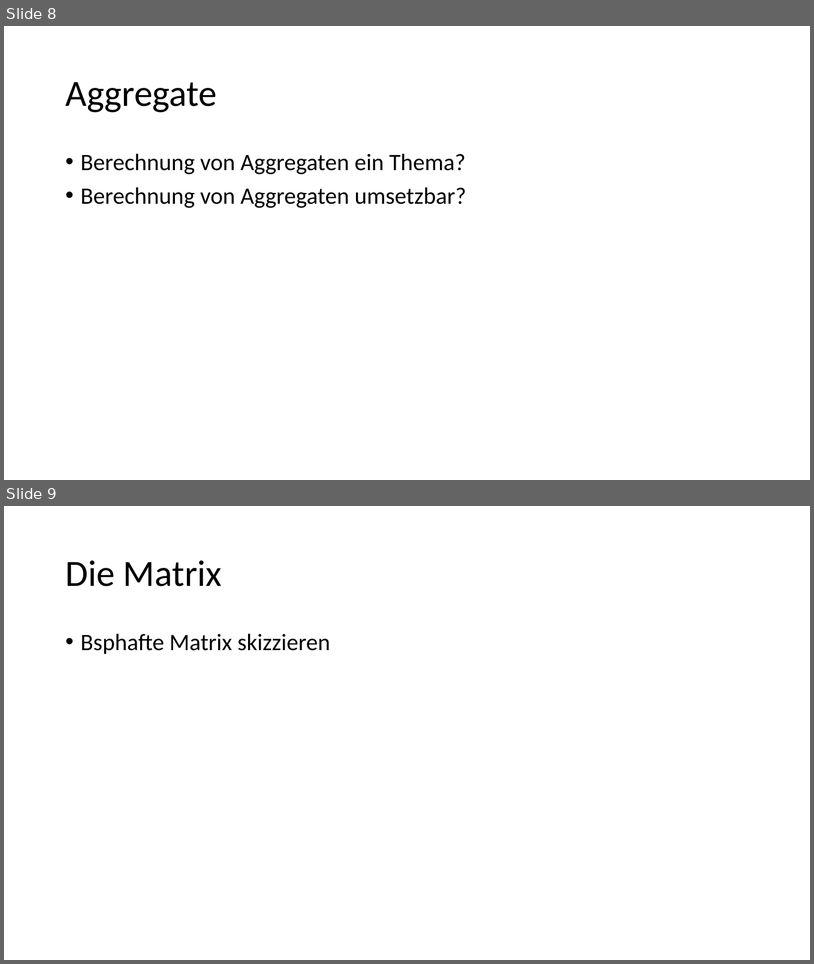
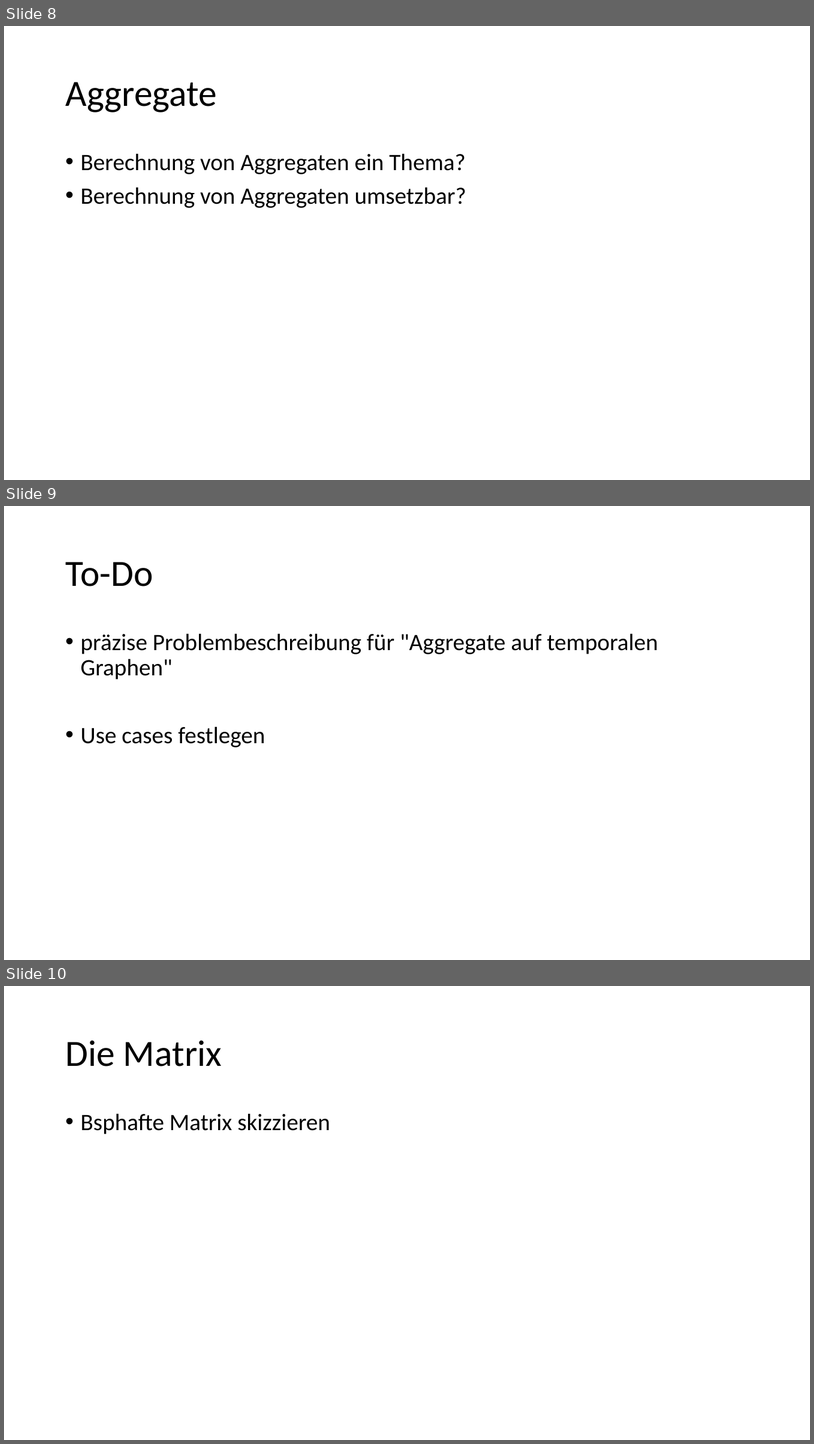
Before and after one commit to johnsonaux/temporale-graphen, a slide deck: Bewertungsmatrix.pptx. Shown one above the other, each under a label of ours: slides 8 and 9 before the commit, slides 8, 9 and 10 after it. The pictures are 814x964 and 814x1444 pixels, drawn with LibreOffice and Linux fonts; fonts in the diff are those of the drawing. Boxes give left, top, right and bottom in pixels: in the first picture for what was removed or moved away, otherwise in the second. Text is boxed around its words. In the diff, an @@ line names an element or a change of style, - is before the commit and + after.

```diff
--- a/Bewertungsmatrix.pptx
+++ b/Bewertungsmatrix.pptx
@@ slide 9 added at <box>4,506,810,960</box>, background #FFFFFF @@
@@ title added at <box>65,562,153,586</box>, 44 pt, text #000000 @@
+To-Do
@@ text added at <box>81,633,658,747</box>, 28 pt, text #000000 @@
+• präzise Problembeschreibung für "Aggregate auf temporalen Graphen"
+• Use cases festlegen
@@ what was slide 9 is now slide 10 @@
```
Also in this commit, not shown: 1 slide changed, 1 other slide added, 3 other files.
